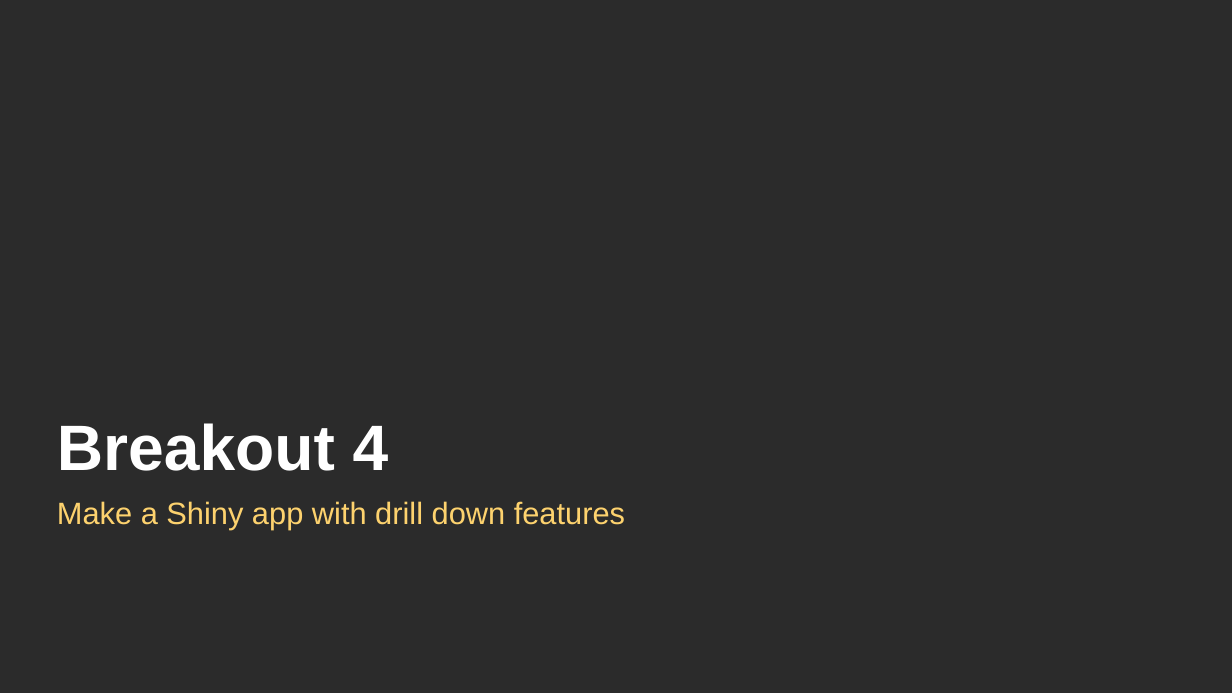
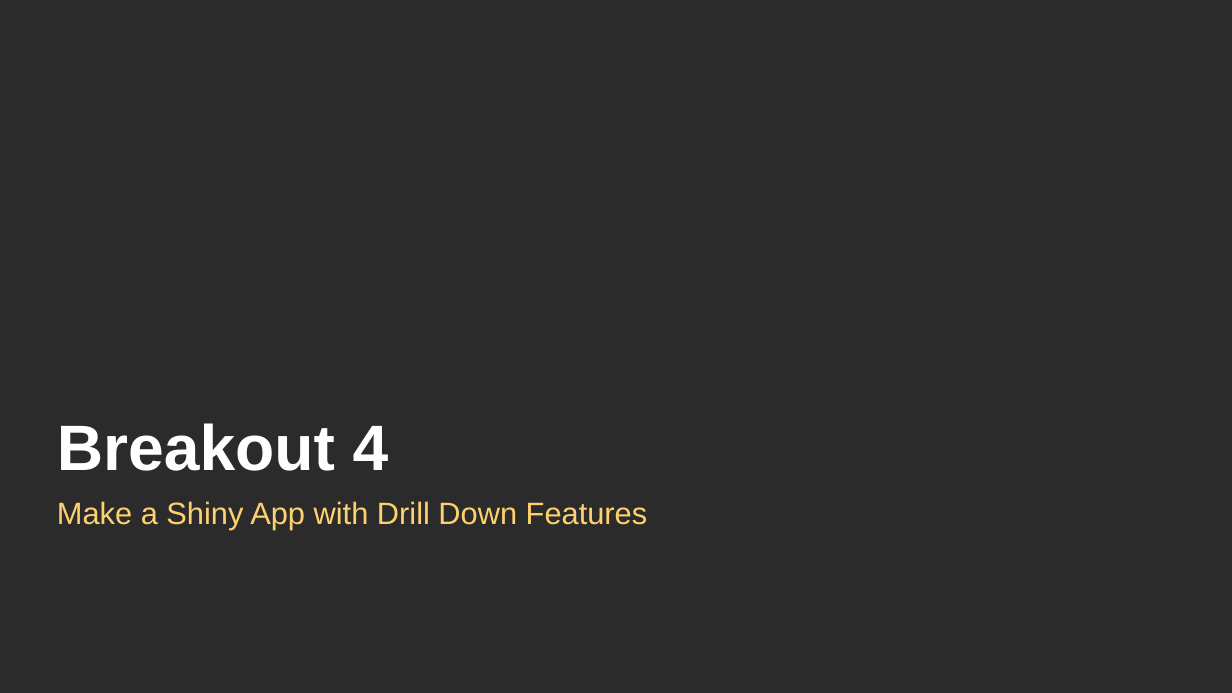
Before and after one commit to atorus-research/rpharma_Tplyr_2022, a slide deck: slide 55 of tplyr_workshop.pptx. Drawn at 1232x693 pixels with LibreOffice and Linux fonts; fonts in the diff are those of the drawing; background and template pictures are left out; a plain dark background stands for a picture behind light text. Boxes give left, top, right and bottom in pixels: in the first picture for what was removed or moved away, otherwise in the second. Text is boxed around its words. In the diff, an @@ line names an element or a change of style, - is before the commit and + after.

Commit message:
Updated slides

```diff
--- a/tplyr_workshop.pptx
+++ b/tplyr_workshop.pptx
@@ text at [57,501,648,530]: text changed @@
-Make a Shiny app with drill down features
+Make a Shiny App with Drill Down Features
```
Also in this commit, not shown: 2 other slides changed.
